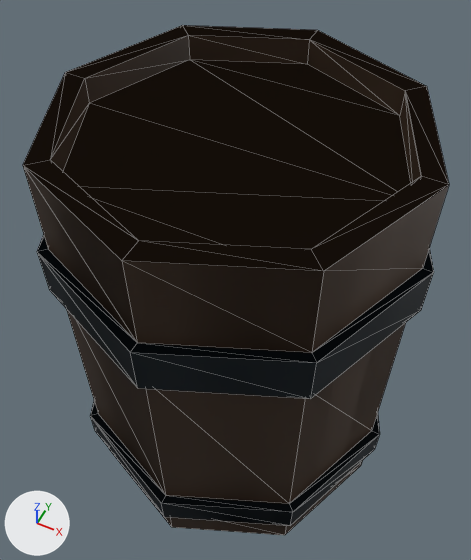
The glTF model data/assets/Blender/Furniture.glb: old version first, new version second.
Camera for both pictures: a camera (50 mm lens) standing at (1.13, -2.29, 4.38) and looking at (-0.06, 0.08, 1.41). Lighting does not change. The marker at lower left points along +X, +Y and +Z. The picture after the commit comes second. Mesh edges are drawn as thin lines. Vertices at exactly the same position are counted once.

Objects in the first picture: 'Barrel'.
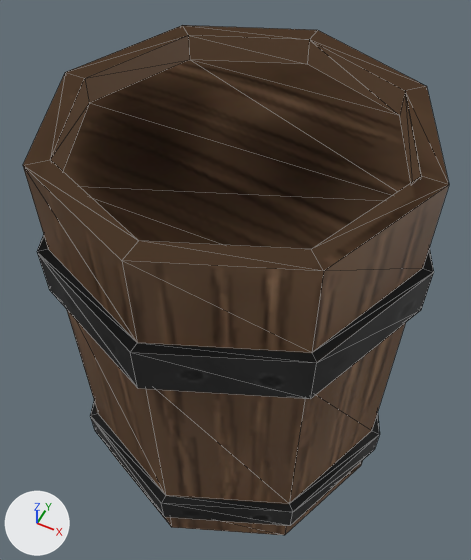
Boxes [x1, y1, x2, y2] around the edits, measured in the pictures (471 x 560 px):
part 1 of me_barrel, recoloured (lighter): [23, 25, 449, 535] in both
part 2 of me_barrel, recoloured: [37, 234, 434, 526] in both
part 3 of me_barrelempty, recoloured (brown): after [23, 166, 449, 353]

What changed in the scene script:
```text
Add img_barrel_texture:
    img_barrel_texture = load_image('barrel_texture', '_unpacked/barrel_texture', 512, 512, 'sRGB')
Add mat_barrel:
    mat_barrel = bpy.data.materials.new('Barrel')
    # uses the picture img_barrel_texture
Change me_barrel:
    where me_barrel.from_pydata(...)  # 112 vertices, 220 faces; spans x -1.03..1.03, y -1.03..1.03, z 0.03..2.61
    used by ob_barrel; location = (0.0, 0.0, 0.0)
    me_barrel part 1: 124 faces spanning x -0.98..0.98, y -0.98..0.98, z 0.03..2.61 switch from mat_material (brown #524033) to mat_barrel
    me_barrel part 2: 96 faces spanning x -1.03..1.03, y -1.03..1.03, z 0.32..2.09 switch from mat_material_001 (dark blue #19252c) to mat_barrel
Change me_barrelempty:
    where me_barrelempty.from_pydata(...)  # 104 vertices, 198 faces; spans x -1.03..1.03, y -1.03..1.03, z 0.03..2.61
    used by ob_barrelempty; location = (0.0, 0.0, 0.0)
    remove me_barrelempty.materials.append(mat_material_001)  # dark blue #19252c
    me_barrelempty part 3: 102 faces spanning x -0.98..0.98, y -0.98..0.98, z 0.03..2.61 switch from mat_material (brown #524033) to mat_barrel
```
